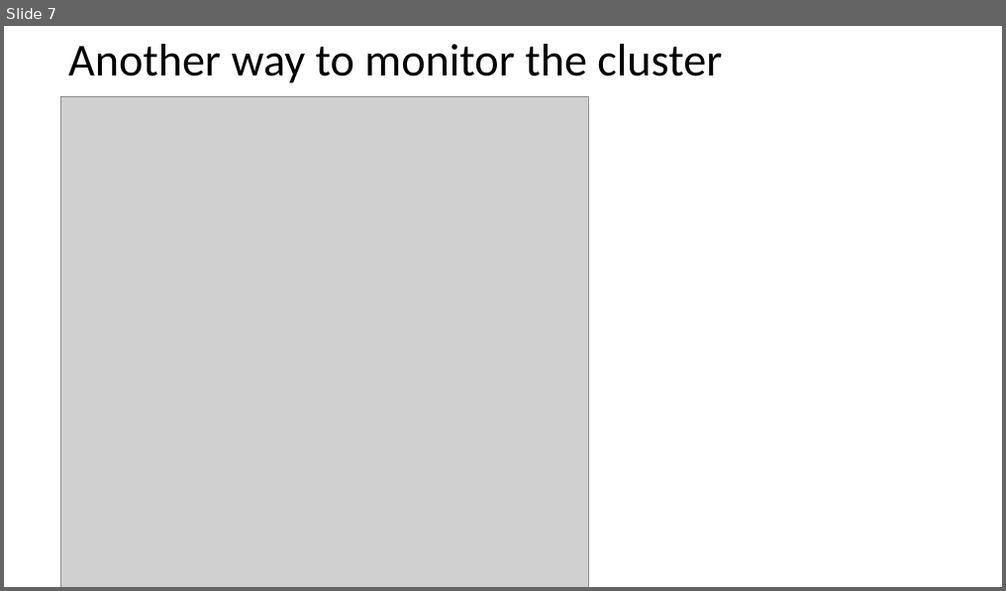
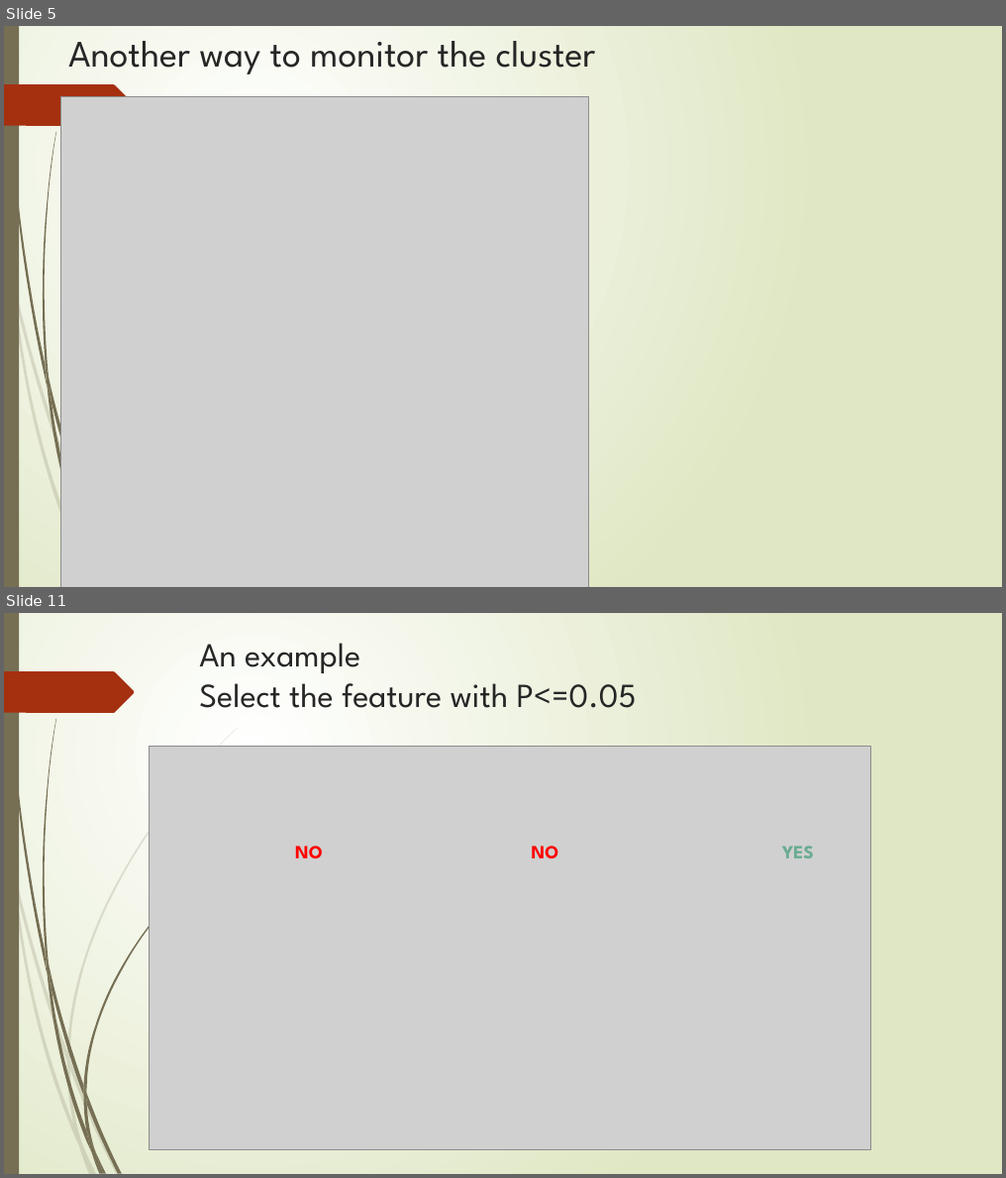
Before and after one commit to maxliu/health_care, a slide deck: Medicare fraud detection by using open source data.pptx. Shown one above the other, each under a label of ours: slide 7 before the commit, slides 5 and 11 after it; the slides between them are not shown. The pictures are 1006x591 and 1006x1178 pixels, drawn with LibreOffice and Linux fonts; fonts in the diff are those of the drawing; grey boxes stand for pictures. Boxes give left, top, right and bottom in pixels: in the first picture for what was removed or moved away, otherwise in the second. Text is boxed around its words. In the diff, an @@ line names an element or a change of style, - is before the commit and + after.

```diff
--- a/Medicare fraud detection by using open source data.pptx
+++ b/Medicare fraud detection by using open source data.pptx
@@ slide 11 added at (4,613,1002,1174), background gradient #FFFFFF to #DFE8C4; not listed: 18 template elements that a slide beside it also shows @@
@@ title added at (199,643,637,708), 32.4 pt, text #262626 @@
+An example
+Select the feature with P<=0.05
@@ freeform shape added at (67,728,238,1059), fill #766F54 at 20% opacity @@
@@ picture added at (149,746,871,1150) @@
@@ text added at (295,846,323,859), 18 pt, text #FF0000, bold @@
+NO
@@ text added at (532,846,559,859), 18 pt, text #FF0000, bold @@
+NO
@@ text added at (782,846,814,859), 18 pt, text #6AAC91, bold @@
+YES
@@ freeform shape added at (83,870,199,1093), fill #766F54 @@
@@ freeform shape added at (67,1052,70,1069), fill #766F54 at 20% opacity @@
@@ freeform shape added at (67,1061,82,1146), fill #766F54 at 20% opacity @@
@@ freeform shape added at (83,1085,86,1104), fill #766F54 @@
@@ freeform shape added at (83,1096,94,1152), fill #766F54 @@
@@ what was slide 7 is now slide 5 @@
@@ slide 5 changed as well @@
@@ background #FFFFFF to gradient #FFFFFF to #DFE8C4 @@
@@ rectangle added at (4,26,19,587), fill #766F54 @@
@@ title "Another way to monitor the ..." at (68,41,596,75): size 44 to 36 pt, font Calibri to League Spartan, text colour #000000 to #262626; line spacing 0.9 to 1; vertical alignment middle to top @@
@@ freeform shape added at (4,84,135,126), fill #A53010 @@
@@ freeform shape added at (4,237,12,288), fill #766F54 at 20% opacity @@
@@ freeform shape added at (12,288,79,561), fill #766F54 at 20% opacity @@
@@ freeform shape added at (15,284,67,474), fill #766F54 at 20% opacity @@
@@ group added at (6,26,91,567): 5 freeform shapes @@
```
Also in this commit, not shown: 12 other slides changed, 3 other slides added, 4 slides removed.
